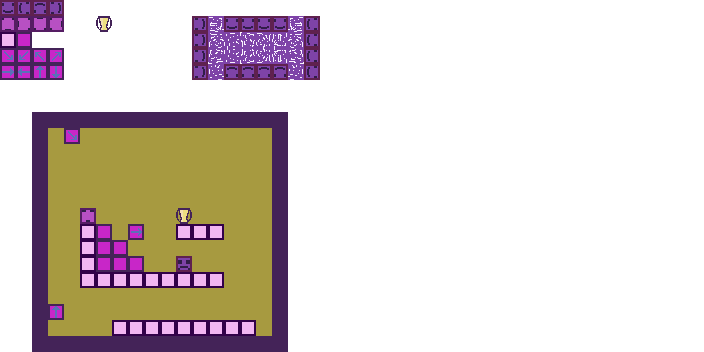
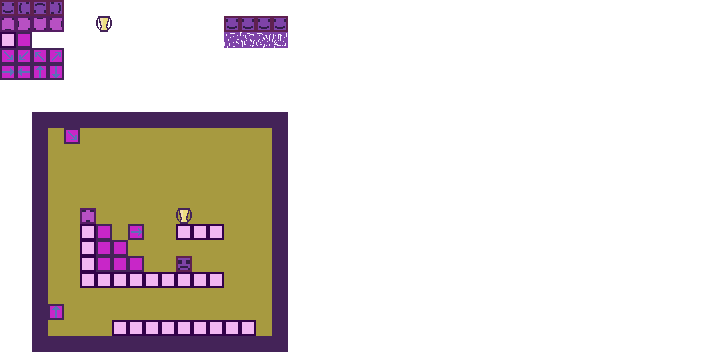
Two versions of the same layered image (w=704, h=352). Layer-by-layer changes:
removed layer "Слой 10 kопировать" over box(224, 48, 240, 80)
removed layer "Слой 11 kопировать" over box(240, 48, 256, 80)
removed layer "Слой 12 kопировать" over box(272, 48, 288, 80)
removed layer "Fly scene kопировать" over box(256, 48, 272, 80)
removed layer "Слой 10 kопировать 3" over box(288, 64, 320, 80)
removed layer "Слой 11 kопировать 3" over box(288, 48, 320, 64)
removed layer "Слой 12 kопировать 3" over box(288, 16, 320, 32)
removed layer "Fly scene kопировать 3" over box(288, 32, 320, 48)
removed layer "Слой 10 kопировать 2" over box(192, 64, 224, 80)
removed layer "Слой 11 kопировать 2" over box(192, 48, 224, 64)
removed layer "Слой 12 kопировать 2" over box(192, 16, 224, 32)
removed layer "Fly scene kопировать 2" over box(192, 32, 224, 48)
